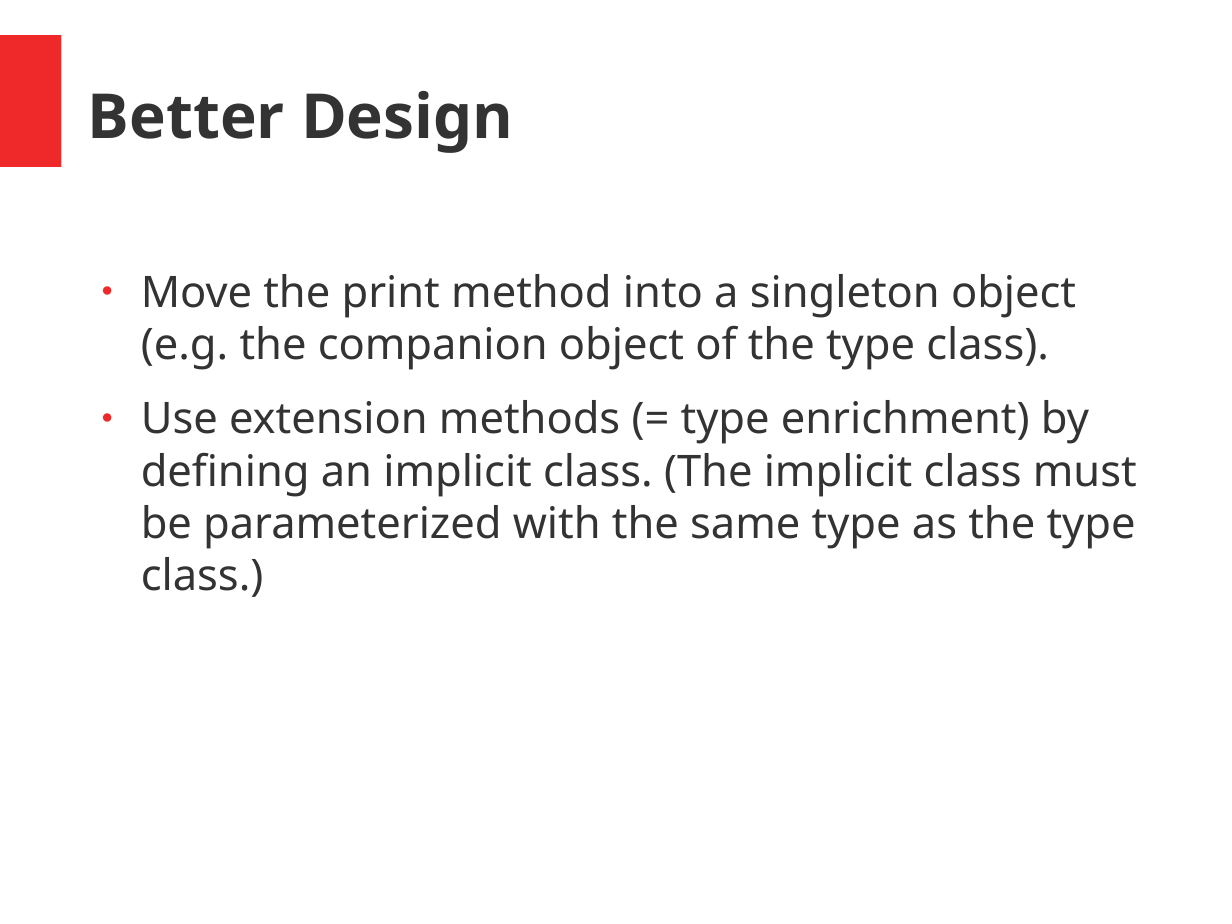
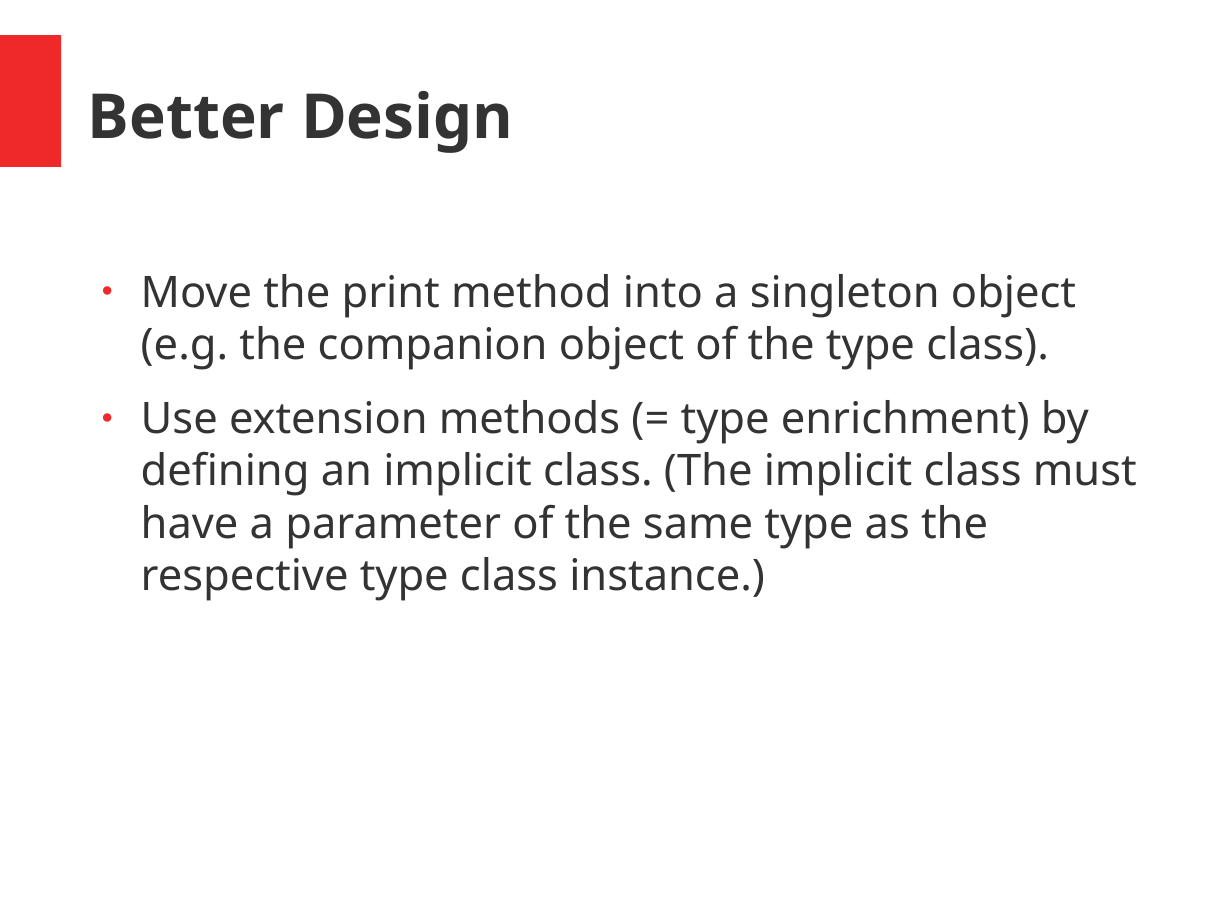
Before and after one commit to hermannhueck/typeclasses, a slide deck: slide 13 of Slides/TypeClasses.pptx (slide 11 before the commit). Drawn at 1232x924 pixels with LibreOffice and Linux fonts; fonts in the diff are those of the drawing. Boxes give left, top, right and bottom in pixels: in the first picture for what was removed or moved away, otherwise in the second. Text is boxed around its words. In the diff, an @@ line names an element or a change of style, - is before the commit and + after.

```diff
--- a/Slides/TypeClasses.pptx
+++ b/Slides/TypeClasses.pptx
@@ text at (x1=141, y1=400, x2=1137, y2=601): text changed @@
-● Use extension methods (= type enrichment) by defining an implicit class. (The implicit class must be parameterized with the same type as the type class.)
+● Use extension methods (= type enrichment) by defining an implicit class. (The implicit class must have a parameter of the same type as the respective type class instance.)
```
Also in this commit, not shown: 11 other slides changed, 2 slides added, 1 other file.
